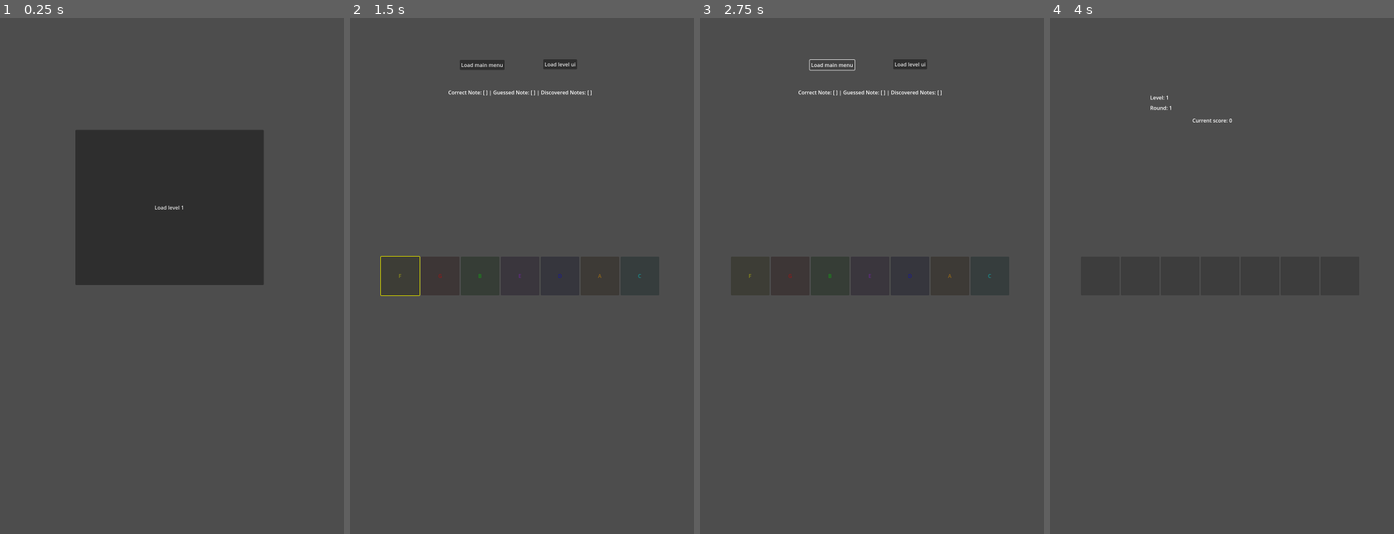
Above: before the commit, frames 1-4 (left to right).
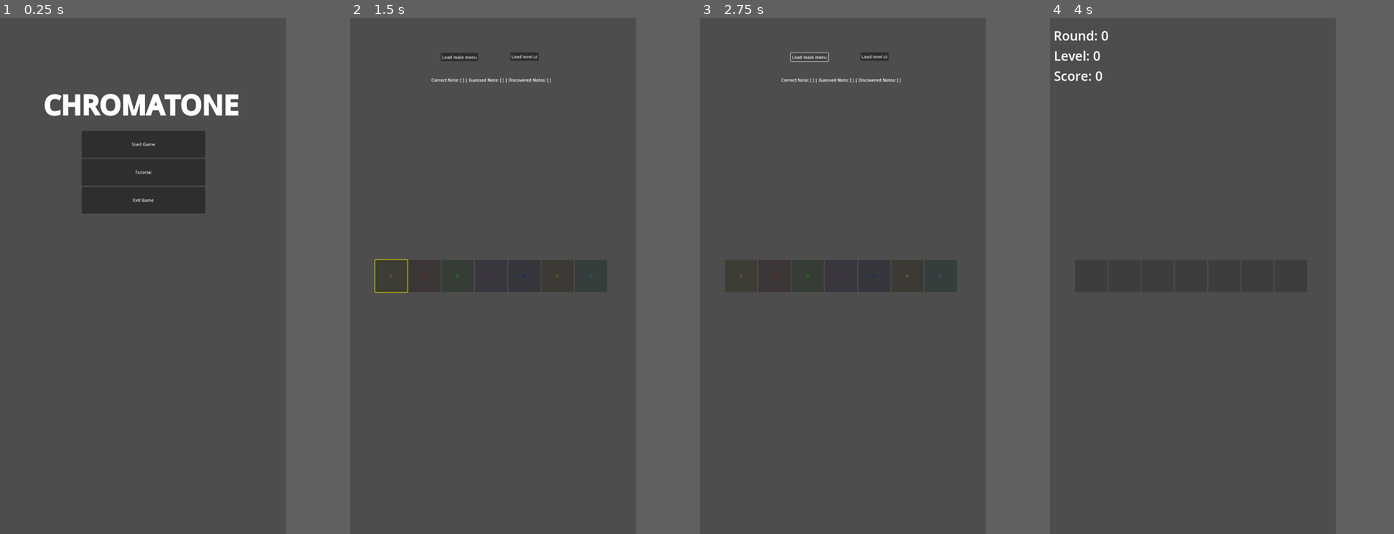
Above: after the commit, the same moments.

Repository: nenomancer/chromatone
Game: Godot game, scene res://main/main.tscn
Same seed, same stepped clock (60 frames per second), same inputs: the game is played once before the commit and once after it. The project has no main scene, so this scene is started directly.
Inputs:
- Up to frame 1 (0.25 s): no input
- Up to frame 2 (1.5 s): click "Load level 1" (after the commit: "Start Game") at 0.5 s; click "F" at 1.25 s
- Up to frame 3 (2.75 s): click "Load main menu" at 2 s
- Up to frame 4 (4 s): click "Load level ui" at 2.75 s; tap Enter at 3.5 s
In our replay, the window is 540x800 before the commit and 450x800 after it. These sizes can differ from the game's own. Grey fills any space a smaller window leaves; there, only what the larger window draws over its background counts as a difference.

The runs differ from the first frame. In frame 1, 12% of the frame differs, in the area x 12-77%, y 14-52%; in frame 2, 1.1%; in frame 3, 0.8%; in frame 4, 0.4%.

Commit message:
refactor with signals from game manager

Diff:
--- a/game_manager.gd
+++ b/game_manager.gd
@@ -1,4 +1,11 @@
 extends Node
+
+signal player_guess(is_correct: bool)
+signal show_about
+signal exit_game
+signal change_level(level_number)
+signal change_round(level_round)
+
 
 var available_notes: Array = ["C", "D", "E", "F", "G", "A", "B"]
 var available_colors: Array = [Color.RED, Color.GREEN, Color.BLUE, Color.YELLOW, Color.PURPLE, Color.ORANGE, Color.CYAN]
@@ -22,31 +29,32 @@
 
 var _note_audio_player: AudioStreamPlayer = AudioStreamPlayer.new()
 
+
 const LEVELS_UI: String = "res://levels_ui/levels_ui.tscn"
 const WARMUP_UI: String = "res://warmup_ui/warmup_ui.tscn"
 const MAIN: String = "res://main/main.tscn"
+const LABELS_UI: String = "res://labels_ui/labels_ui.tscn"
 
 func _ready() -> void:
 	generate_audio_player()
 	randomize_pairs()
+	player_guess.connect(_on_player_guess)
+
 
 func generate_audio_player() -> void:
 	await get_tree().process_frame
 	get_tree().root.add_child(_note_audio_player)
 
+func generate_labels() -> void:
+	await get_tree().process_frame
+	var labels = load(LABELS_UI).instantiate()
+	get_tree().root.add_child(labels)
 func play_note(note) -> void:
 	if _note_audio_player:
 		_note_audio_player.stream = _note_sound_map[note]
 		_note_audio_player.volume_db = -7.0
 		#_note_audio_player.pitch_scale = 7
 		_note_audio_player.play()
-
-
-func get_random_note2(_all_notes: bool = false) -> String:
-	if (_all_notes):
-		return available_notes.pick_random()
-
-	return discovered_notes.pick_random()
 
 func get_random_note(_note_array) -> String:
 	return _note_array.pick_random()
@@ -63,17 +71,8 @@
 func set_round(new_round: int):
 	current_round = new_round
 
-func get_round() -> int:
-	return current_round
-
 func set_level(new_level: int):
 	current_level = new_level
-
-func get_level() -> int:
-	return current_level
-
-func get_color_note_pairs() -> Dictionary:
-	return color_note_pairs
 
 func randomize_pairs() -> void:
 	color_note_pairs.clear()
@@ -104,8 +103,17 @@
 		melody.append(note)
 	return melody
 
-func get_score() -> int:
-	return current_score
-
 func set_score(new_score: int):
 	current_score = new_score
+
+func _on_player_guess(_is_correct: bool):
+	print("Player guess!: ")
+	print(_is_correct)
+
+func _on_change_round(_round_number: int):
+	#current_round = _round_number
+	current_round += 1
+
+func _on_change_level(_level_number: int):
+	current_level += 1
+	get_tree().change_scene_to_file(LEVELS_UI)
--- /dev/null
+++ b/guess_count.gd
@@ -0,0 +1,17 @@
+extends ColorRect
+
+enum GUESS_STATE {
+	UNDEFINED,
+	INCORRECT,
+	CORRECT
+}
+
+
+# Called when the node enters the scene tree for the first time.
+func _ready() -> void:
+	pass # Replace with function body.
+
+
+# Called every frame. 'delta' is the elapsed time since the previous frame.
+func _process(delta: float) -> void:
+	pass
--- /dev/null
+++ b/guess_count.tscn
@@ -0,0 +1,10 @@
+[gd_scene load_steps=2 format=3 uid="uid://d1cg3ooh860ud"]
+
+[ext_resource type="Script" path="res://guess_count.gd" id="1_7ikc0"]
+
+[node name="GuessCount" type="ColorRect"]
+offset_right = 40.0
+offset_bottom = 40.0
+size_flags_horizontal = 3
+size_flags_vertical = 3
+script = ExtResource("1_7ikc0")
--- /dev/null
+++ b/guess_counter.gd
@@ -0,0 +1,24 @@
+extends HBoxContainer
+
+
+@export var total_guesses: int = 3
+var guess_number: int = 0
+const GUESS_COUNT = preload("res://guess_count.tscn")
+# Called when the node enters the scene tree for the first time.
+func _ready() -> void:
+	for i in range(total_guesses):
+		var color_rect = GUESS_COUNT.instantiate()
+		#color_rect.size_flags_horizontal = Control.SIZE_EXPAND_FILL
+		#color_rect.color = Color.DARK_RED
+		add_child(color_rect)
+	pass # Replace with function body.
+
+
+# Called every frame. 'delta' is the elapsed time since the previous frame.
+func _process(delta: float) -> void:
+	pass
+
+func _on_button_pressed() -> void:
+	if (guess_number < total_guesses):
+		guess_number += 1
+		get_children()[guess_number].color = Color.YELLOW
--- /dev/null
+++ b/guess_counter.tscn
@@ -0,0 +1,20 @@
+[gd_scene load_steps=2 format=3 uid="uid://de660p8djxw7c"]
+
+[ext_resource type="Script" path="res://guess_counter.gd" id="1_mp4na"]
+
+[node name="GuessCounter" type="HBoxContainer"]
+anchors_preset = 15
+anchor_right = 1.0
+anchor_bottom = 1.0
+offset_bottom = -1787.0
+grow_horizontal = 2
+grow_vertical = 2
+theme_override_constants/separation = 10
+alignment = 1
+script = ExtResource("1_mp4na")
+
+[node name="Button" type="Button" parent="."]
+layout_mode = 2
+text = "BUTTON"
+
+[connection signal="pressed" from="Button" to="." method="_on_button_pressed"]
--- /dev/null
+++ b/labels_ui/labels_ui.tscn
@@ -0,0 +1,34 @@
+[gd_scene format=3 uid="uid://75oemfndw835"]
+
+[node name="LabelsUI" type="Control"]
+layout_mode = 3
+anchors_preset = 0
+offset_right = 1080.0
+offset_bottom = 291.0
+
+[node name="ScoreLabel" type="Label" parent="."]
+layout_mode = 1
+offset_left = 29.0
+offset_top = 182.0
+offset_right = 399.0
+offset_bottom = 249.0
+theme_override_font_sizes/font_size = 48
+text = "Score: 0"
+
+[node name="LevelLabel" type="Label" parent="."]
+layout_mode = 0
+offset_left = 28.0
+offset_top = 32.0
+offset_right = 720.0
+offset_bottom = 99.0
+theme_override_font_sizes/font_size = 48
+text = "Round: 0"
+
+[node name="RoundLabel" type="Label" parent="."]
+layout_mode = 0
+offset_left = 29.0
+offset_top = 107.0
+offset_right = 721.0
+offset_bottom = 174.0
+theme_override_font_sizes/font_size = 48
+text = "Level: 0"
--- a/levels_ui/levels_ui.gd
+++ b/levels_ui/levels_ui.gd
@@ -1,11 +1,12 @@
 extends Control
 
+signal player_guess(is_correct)
 @export var level_number: int
 
 var _max_round: int = 5
 var _max_level: int = 5
-var _current_round: int = GameManager.get_round()
-var _current_level: int = GameManager.get_level()
+var _current_round: int = GameManager.current_round
+var _current_level: int = GameManager.current_level
 var _correct_melody: Array
 var _player_melody: Array
 var guess_index: int
@@ -23,12 +24,18 @@
 	GameManager.play_note(note)
 	_player_melody.append(note)
 
-	if note == _correct_melody[guess_index]:
+	if note == _correct_melody[guess_index]: # Correct
+		# signal correct
+		#emit_signal("player_guess", true)
+		GameManager.player_guess.emit(true)
 		temp_score += 10
 	else:
-		temp_score -= 5
+		# signal incorrect
+		#emit_signal("player_guess", false) # Something needs to recieve this, ideally the GameManager
+		GameManager.player_guess.emit(false)
+		temp_score -= 5 # This could be handled over there as well
+
 	guess_index += 1
-
 	if (guess_index < _correct_melody.size()):
 		return
 
@@ -58,9 +65,9 @@
 	buttons_ui.disable_buttons()
 
 func start_round() -> void:
-	$ScoreLabel.text = "Current score: " + var_to_str(GameManager.current_score)
-	$LevelLabel.text = "Level: " + var_to_str(GameManager.current_level)
-	$RoundLabel.text = "Round: " + var_to_str(GameManager.current_round)
+	#$ScoreLabel.text = "Current score: " + var_to_str(GameManager.current_score)
+	#$LevelLabel.text = "Level: " + var_to_str(GameManager.current_level)
+	#$RoundLabel.text = "Round: " + var_to_str(GameManager.current_round)
 
 	if (GameManager.current_round == 3):
 		var random_note = GameManager.get_random_note(GameManager.get_undiscovered_notes())
@@ -80,5 +87,5 @@
 	buttons_ui.disable_buttons()
 	buttons_ui.clear_color_from_buttons()
 	GameManager.set_score(temp_score)
-	$ScoreLabel.text = "Current score: " + var_to_str(GameManager.get_score())
+	#$ScoreLabel.text = "Current score: " + var_to_str(GameManager.current_score)
 	await get_tree().create_timer(2).timeout
--- a/levels_ui/levels_ui.tscn
+++ b/levels_ui/levels_ui.tscn
@@ -1,6 +1,7 @@
-[gd_scene load_steps=2 format=3 uid="uid://dtxefobngochu"]
+[gd_scene load_steps=3 format=3 uid="uid://dtxefobngochu"]
 
 [ext_resource type="Script" path="res://levels_ui/levels_ui.gd" id="1_2b6qb"]
+[ext_resource type="PackedScene" uid="uid://75oemfndw835" path="res://labels_ui/labels_ui.tscn" id="2_7lhs7"]
 
 [node name="LevelsUI" type="Control"]
 layout_mode = 3
@@ -11,30 +12,6 @@
 grow_vertical = 2
 script = ExtResource("1_2b6qb")
 
-[node name="ScoreLabel" type="Label" parent="."]
-layout_mode = 0
-offset_left = 454.0
-offset_top = 306.0
-offset_right = 578.0
-offset_bottom = 329.0
-text = "This is the score"
-
-[node name="LevelLabel" type="Label" parent="."]
-layout_mode = 0
-offset_left = 323.0
-offset_top = 235.0
-offset_right = 670.0
-offset_bottom = 258.0
-text = "This is information, currently in progreesssss"
-
-[node name="RoundLabel" type="Label" parent="."]
-layout_mode = 0
-offset_left = 323.0
-offset_top = 267.0
-offset_right = 670.0
-offset_bottom = 290.0
-text = "This is information, currently in progreesssss"
-
 [node name="UI" type="Control" parent="."]
 layout_mode = 1
 anchors_preset = 15
@@ -42,3 +19,5 @@
 anchor_bottom = 1.0
 grow_horizontal = 2
 grow_vertical = 2
+
+[node name="LabelsUI" parent="." instance=ExtResource("2_7lhs7")]
--- a/main/main.gd
+++ b/main/main.gd
@@ -1,4 +1,14 @@
 extends Control
+
+
 
 func _on_button_pressed():
 	get_tree().change_scene_to_file(GameManager.WARMUP_UI)
+
+
+func _on_about_button_pressed() -> void:
+	print("Info about the game and whatnot")
+
+
+func _on_exit_button_pressed() -> void:
+	print("Exiting game...")
--- a/main/main.tscn
+++ b/main/main.tscn
@@ -1,6 +1,9 @@
-[gd_scene load_steps=2 format=3 uid="uid://uu254rm3t7ih"]
+[gd_scene load_steps=3 format=3 uid="uid://uu254rm3t7ih"]
 
 [ext_resource type="Script" path="res://main/main.gd" id="1_hojuv"]
+
+[sub_resource type="FontVariation" id="FontVariation_7wuwn"]
+variation_embolden = 1.2
 
 [node name="Main" type="Control"]
 layout_mode = 3
@@ -11,17 +14,45 @@
 grow_vertical = 2
 script = ExtResource("1_hojuv")
 
-[node name="Button" type="Button" parent="."]
-layout_mode = 0
-offset_left = 246.0
-offset_top = 347.0
-offset_right = 831.0
-offset_bottom = 828.0
-text = "Load level 1"
-
 [node name="GameUI" type="Control" parent="."]
 anchors_preset = 0
 offset_right = 40.0
 offset_bottom = 40.0
 
-[connection signal="pressed" from="Button" to="." method="_on_button_pressed"]
+[node name="Label" type="Label" parent="."]
+layout_mode = 0
+offset_left = 86.0
+offset_top = 206.0
+offset_right = 992.0
+offset_bottom = 443.0
+theme_override_fonts/font = SubResource("FontVariation_7wuwn")
+theme_override_font_sizes/font_size = 100
+text = "CHROMATONE"
+horizontal_alignment = 1
+vertical_alignment = 1
+
+[node name="VBoxContainer" type="VBoxContainer" parent="."]
+layout_mode = 0
+offset_left = 319.0
+offset_top = 420.0
+offset_right = 779.0
+offset_bottom = 880.0
+
+[node name="StartGameButton" type="Button" parent="VBoxContainer"]
+custom_minimum_size = Vector2(0, 100)
+layout_mode = 2
+text = "Start Game"
+
+[node name="AboutButton" type="Button" parent="VBoxContainer"]
+custom_minimum_size = Vector2(0, 100)
+layout_mode = 2
+text = "Tutorial"
+
+[node name="ExitButton" type="Button" parent="VBoxContainer"]
+custom_minimum_size = Vector2(0, 100)
+layout_mode = 2
+text = "Exit Game"
+
+[connection signal="pressed" from="VBoxContainer/StartGameButton" to="." method="_on_button_pressed"]
+[connection signal="pressed" from="VBoxContainer/AboutButton" to="." method="_on_about_button_pressed"]
+[connection signal="pressed" from="VBoxContainer/ExitButton" to="." method="_on_exit_button_pressed"]
--- a/project.godot
+++ b/project.godot
@@ -21,6 +21,8 @@
 
 window/size/viewport_width=1080
 window/size/viewport_height=1920
+window/stretch/mode="viewport"
+window/stretch/aspect="expand"
 
 [rendering]
 
